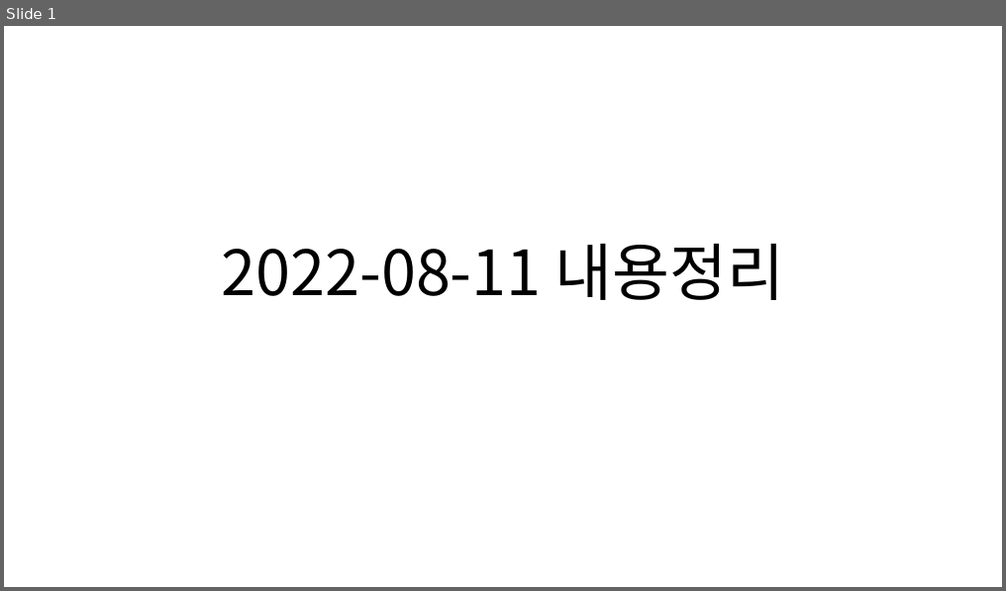
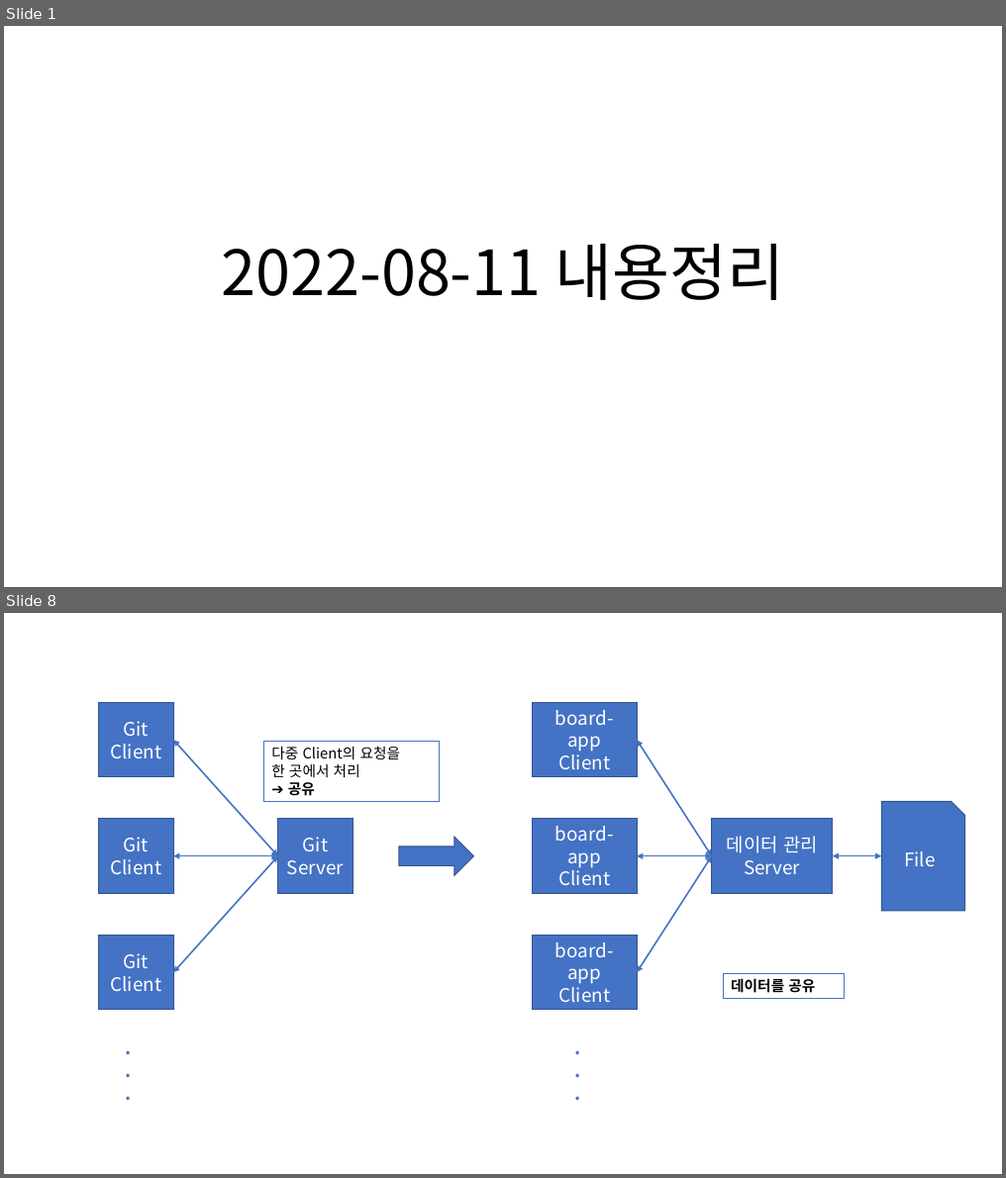
Before and after one commit to Dingadung/2022-study-workspace, a slide deck: study-note/자바/2022-08-11 내용정리.pptx. Shown one above the other, each under a label of ours: slide 1 before the commit, slides 1 and 8 after it; the slides between them are not shown. The pictures are 1006x591 and 1006x1178 pixels, drawn with LibreOffice and Linux fonts; fonts in the diff are those of the drawing. Boxes give left, top, right and bottom in pixels: in the first picture for what was removed or moved away, otherwise in the second. Text is boxed around its words. In the diff, an @@ line names an element or a change of style, - is before the commit and + after.

```diff
--- a/study-note/자바/2022-08-11 내용정리.pptx
+++ b/study-note/자바/2022-08-11 내용정리.pptx
@@ slide 8 added at (4,613,1002,1174), background #FFFFFF @@
@@ rectangle added at (98,703,173,777), fill #4472C4, outline #325491 1 pt, 18 pt, text #FFFFFF @@
+Git
+Client
@@ rectangle added at (533,703,638,777), fill #4472C4, outline #325491 1 pt, 18 pt, text #FFFFFF @@
+board-app
+Client
@@ double arrow added from (173, 741) to (278, 857), #4472C4 1.5 pt @@
@@ rectangle added at (264,741,440,802), fill #FFFFFF, outline #4472C4 1 pt, 14 pt, text #000000 @@
+다중 Client의 요청을
+한 곳에서 처리
+➔ 공유
@@ double arrow added from (637, 741) to (712, 857), #4472C4 1.5 pt @@
@@ rectangle added at (98,819,173,894), fill #4472C4, outline #325491 1 pt, 18 pt, text #FFFFFF @@
+Git
+Client
@@ rectangle added at (278,819,352,894), fill #4472C4, outline #325491 1 pt, 18 pt, text #FFFFFF @@
+Git
+Server
@@ rectangle added at (533,819,638,894), fill #4472C4, outline #325491 1 pt, 18 pt, text #FFFFFF @@
+board-app
+Client
@@ rectangle added at (712,819,832,894), fill #4472C4, outline #325491 1 pt, 18 pt, text #FFFFFF @@
+데이터 관리Server
@@ snip rect added at (881,802,964,911), fill #4472C4, outline #325491 1 pt, 18 pt, text #FFFFFF @@
+File
@@ right arrow added at (399,837,474,875), fill #4472C4, outline #325491 1 pt @@
@@ double arrow added from (173, 857) to (278, 857), #4472C4 1.5 pt @@
@@ double arrow added from (173, 972) to (278, 857), #4472C4 1.5 pt @@
@@ double arrow added from (637, 857) to (712, 857), #4472C4 1.5 pt @@
@@ double arrow added from (637, 972) to (712, 857), #4472C4 1.5 pt @@
@@ double arrow added from (833, 857) to (881, 857), #4472C4 1.5 pt @@
@@ rectangle added at (98,935,173,1010), fill #4472C4, outline #325491 1 pt, 18 pt, text #FFFFFF @@
+Git
+Client
@@ rectangle added at (533,935,638,1010), fill #4472C4, outline #325491 1 pt, 18 pt, text #FFFFFF @@
+board-app
+Client
@@ rectangle added at (724,973,844,999), fill #FFFFFF, outline #4472C4 1 pt, 14 pt, text #000000, bold @@
+데이터를 공유
@@ text added at (118,1033,152,1109), 18 pt, text #4472C4, bold @@
+.
+.
+.
@@ text added at (567,1033,602,1109), 18 pt, text #4472C4, bold @@
+.
+.
+.
```
Also in this commit, not shown: 2 slides changed, 6 other slides added, 6 slides removed, 3 other files.
